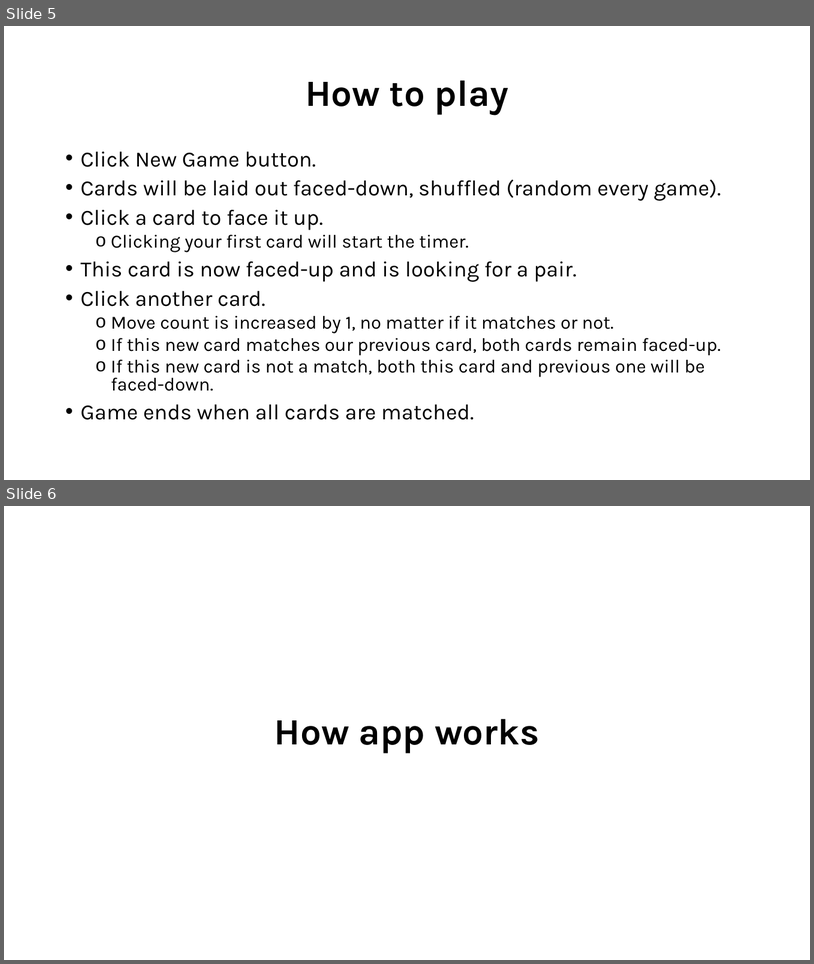
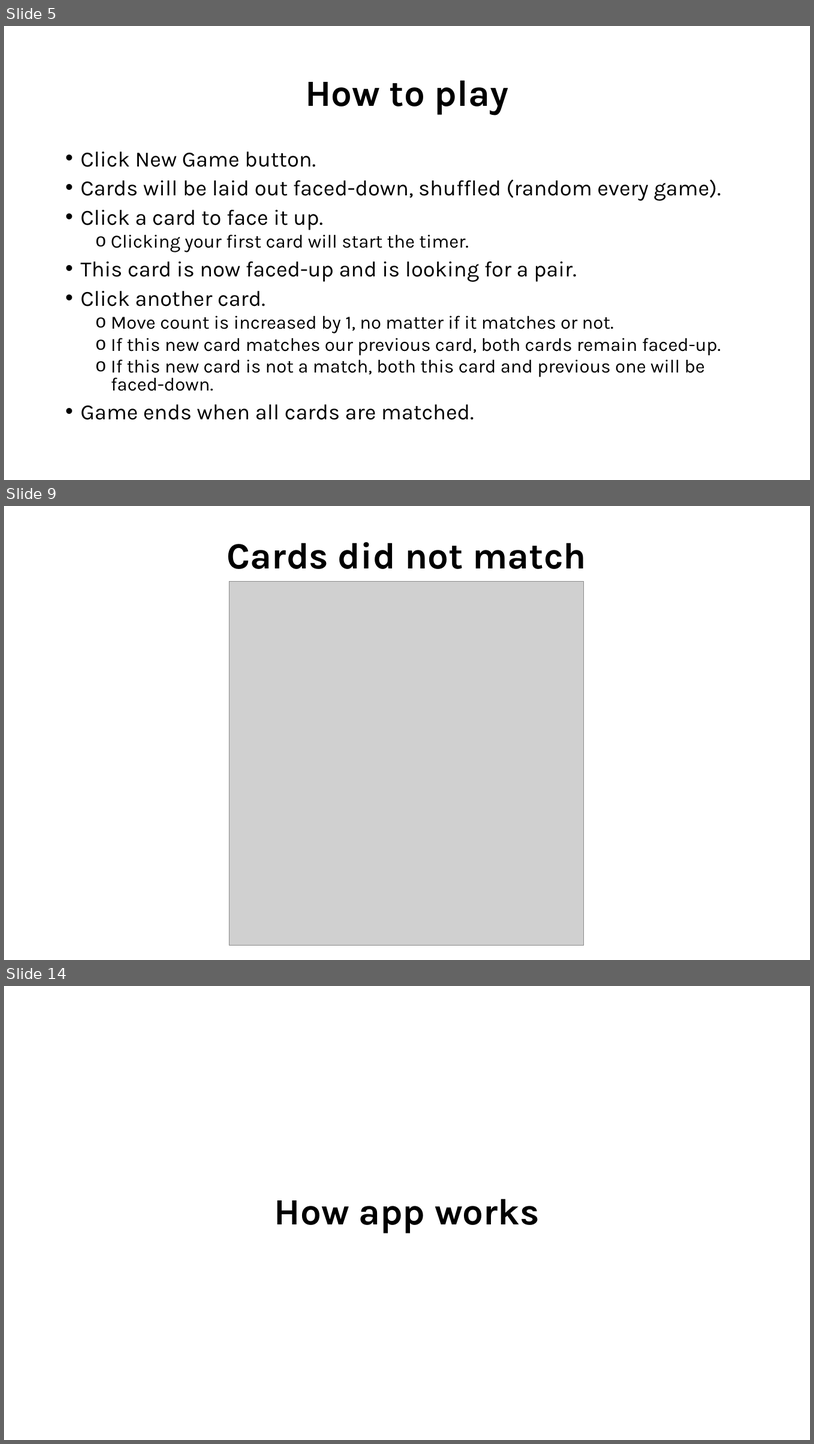
Before and after one commit to RamandeepChamba/memory-game-react, a slide deck: readme.pptx. Shown one above the other, each under a label of ours: slides 5 and 6 before the commit, slides 5, 9 and 14 after it; the slides between them are not shown. The pictures are 814x964 and 814x1444 pixels, drawn with LibreOffice and Linux fonts; fonts in the diff are those of the drawing; grey boxes stand for pictures. Boxes give left, top, right and bottom in pixels: in the first picture for what was removed or moved away, otherwise in the second. Text is boxed around its words. In the diff, an @@ line names an element or a change of style, - is before the commit and + after.

```diff
--- a/readme.pptx
+++ b/readme.pptx
@@ slide 9 added at [4, 506, 810, 960], background #FFFFFF @@
@@ title added at [227, 542, 587, 569], 44 pt, text #000000, bold @@
+Cards did not match
@@ picture added at [230, 582, 585, 945] @@
@@ what was slide 6 is now slide 14 @@
```
Also in this commit, not shown: 7 other slides added.
